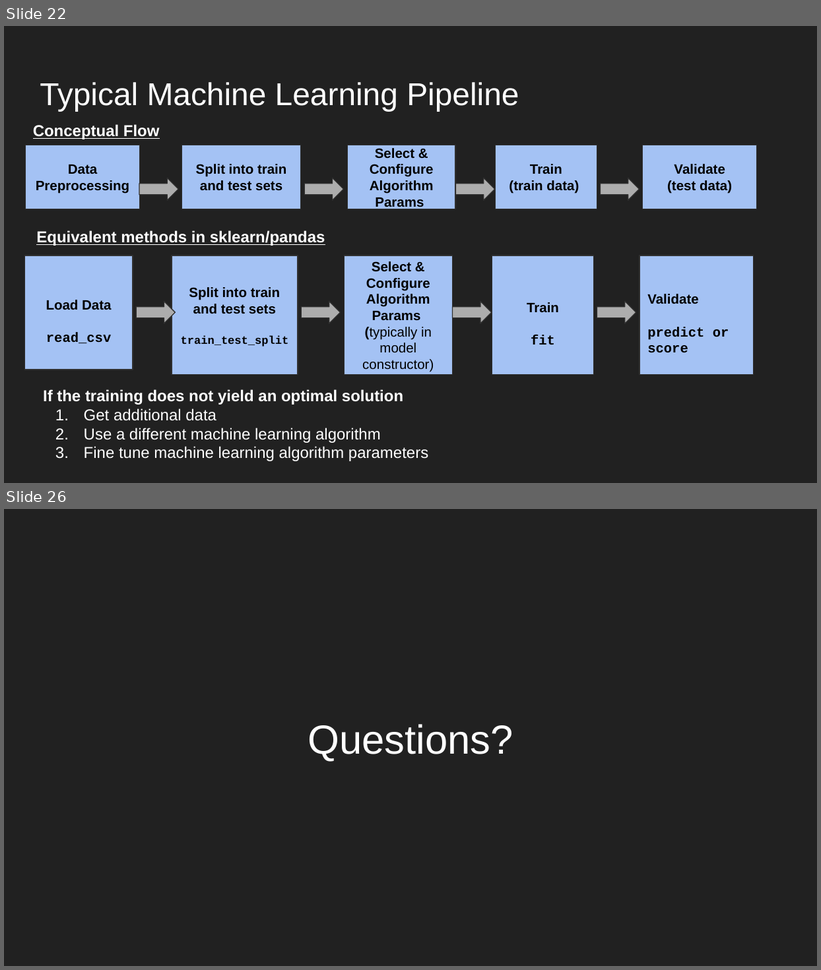
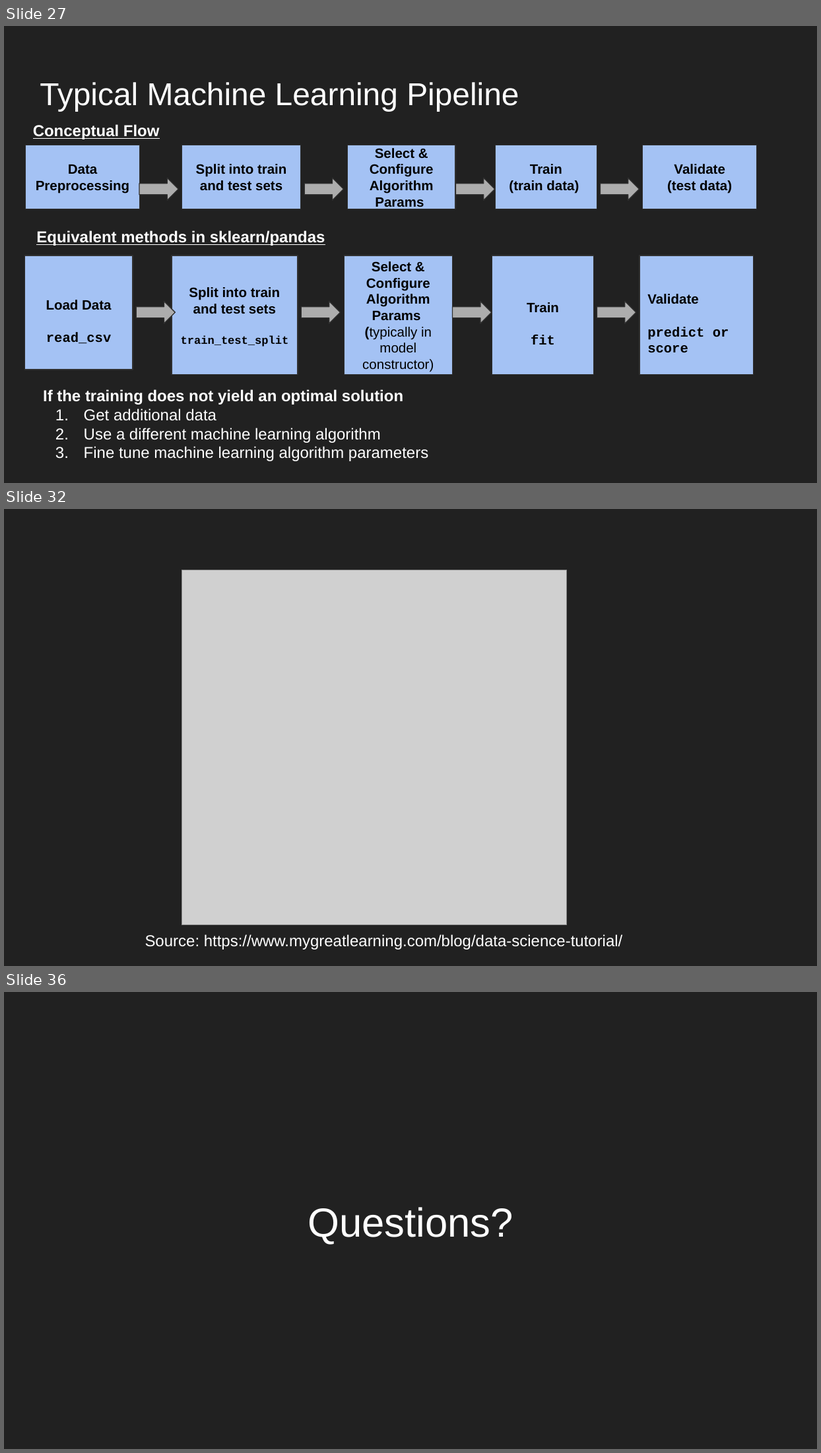
Before and after one commit to dorairajsanjay/vellore_tech_AI_ML_presentation_Feb2020, a slide deck: vit_ml_ai_core_principles_applications.pptx. Shown one above the other, each under a label of ours: slides 22 and 26 before the commit, slides 27, 32 and 36 after it; the slides between them are not shown. The pictures are 821x970 and 821x1453 pixels, drawn with LibreOffice and Linux fonts; fonts in the diff are those of the drawing; grey boxes stand for pictures. Boxes give left, top, right and bottom in pixels: in the first picture for what was removed or moved away, otherwise in the second. Text is boxed around its words. In the diff, an @@ line names an element or a change of style, - is before the commit and + after.

```diff
--- a/vit_ml_ai_core_principles_applications.pptx
+++ b/vit_ml_ai_core_principles_applications.pptx
@@ slide 32 added at (4,509,817,966), background #212121 @@
@@ picture added at (182,570,567,925) @@
@@ text added at (145,935,623,950), 14 pt, text #FFFFFF @@
+Source: https://www.mygreatlearning.com/blog/data-science-tutorial/
@@ what was slide 22 is now slide 27 @@
@@ what was slide 26 is now slide 36 @@
```
Also in this commit, not shown: 7 slides changed, 13 other slides added, 4 slides removed.
